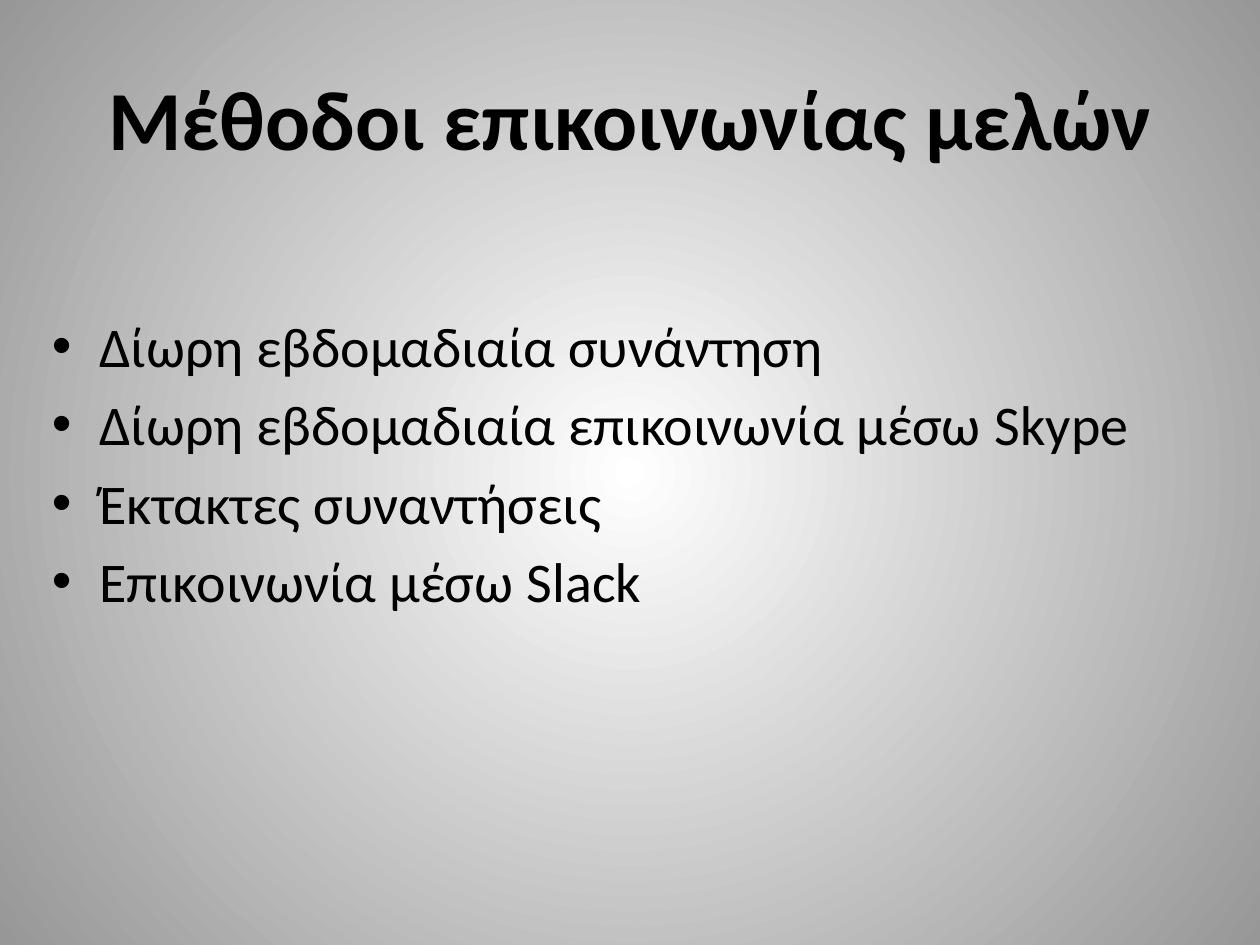
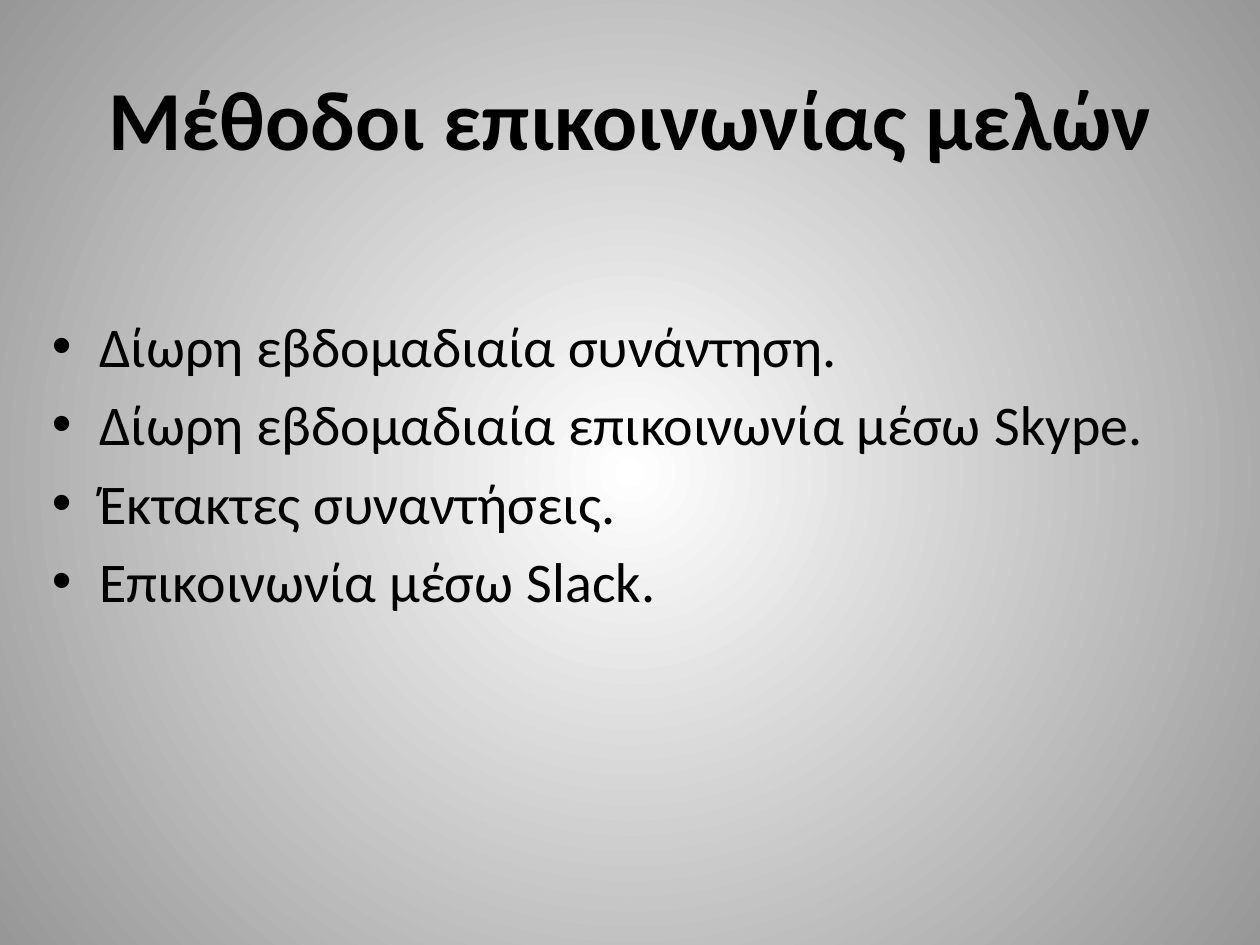
Before and after one commit to nikosgalanos/Java_Programming_2, a slide deck: slide 5 of Πρώτη παρουσίαση για την ομαδική εργασία του μαθήματος.pptx. Drawn at 1260x945 pixels with LibreOffice and Linux fonts; fonts in the diff are those of the drawing. Boxes give left, top, right and bottom in pixels: in the first picture for what was removed or moved away, otherwise in the second. Text is boxed around its words. In the diff, an @@ line names an element or a change of style, - is before the commit and + after.

```diff
--- a/Πρώτη παρουσίαση για την ομαδική εργασία του μαθήματος.pptx
+++ b/Πρώτη παρουσίαση για την ομαδική εργασία του μαθήματος.pptx
@@ text at (x1=99, y1=327, x2=1143, y2=611): text changed @@
-• Δίωρη εβδομαδιαία συνάντηση
-• Δίωρη εβδομαδιαία επικοινωνία μέσω Skype
-• Έκτακτες συναντήσεις
-• Επικοινωνία μέσω Slack
+• Δίωρη εβδομαδιαία συνάντηση.
+• Δίωρη εβδομαδιαία επικοινωνία μέσω Skype.
+• Έκτακτες συναντήσεις.
+• Επικοινωνία μέσω Slack.
```
Also in this commit, not shown: 5 other slides changed.
